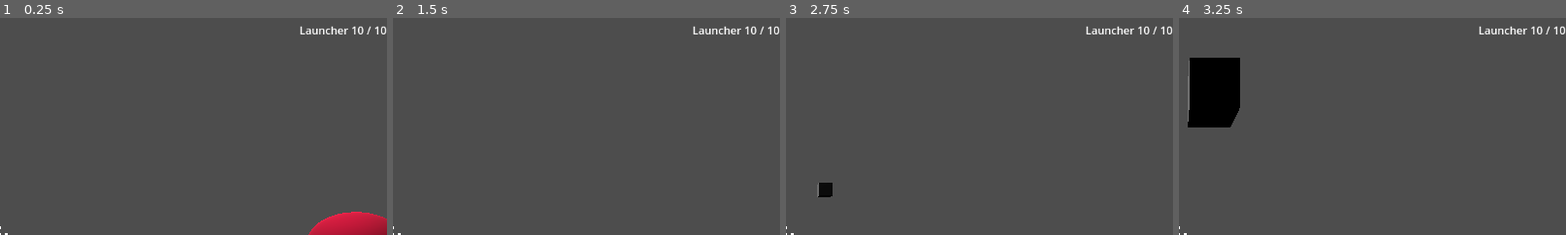
Above: before the commit, frames 1-4 (left to right).
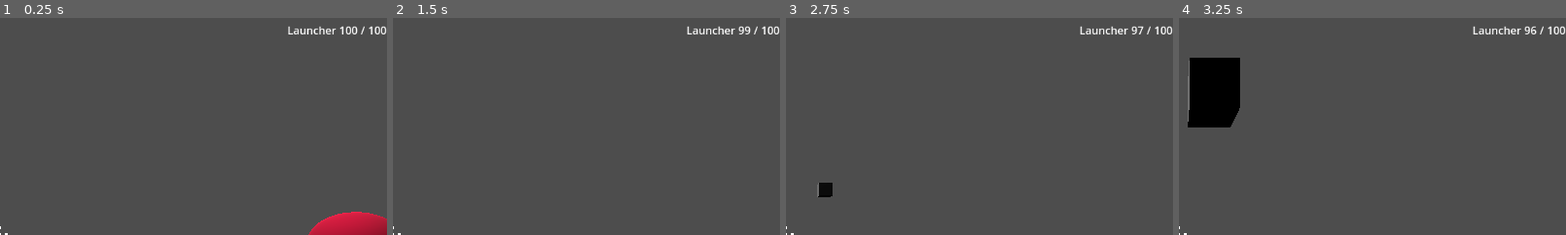
Above: after the commit, the same moments.

Repository: HarryLBonGithub/Harrys-Godot-Tools
Game: Godot game, scene res://Testing Rooms/testing_room_alpha.tscn
Two runs of this game, one before a commit and one after it. Both use one fixed random seed, a clock stepped at 60 frames per second and the inputs below. The project has no main scene, so this scene is started directly.
Inputs (mouse positions are % of the whole screen's width and height, from its top left):
- Up to frame 1 (0.25 s): no input
- Up to frame 2 (1.5 s): tap Enter at 0.5 s; move the mouse to (55, 50) at 0.52 s; press the mouse at (55, 50) at 0.53 s; hold W (move_forward) from 0.53 s (still down); tap Space (jump) at 0.77 s; move the mouse to (45, 50) at 1.27 s; release the mouse at (45, 50) at 1.28 s; tap Ctrl (crouch) at 1.35 s
- Up to frame 3 (2.75 s): keep holding W (move_forward); tap Space (jump) at 1.52 s; click (45, 50) at 1.55 s; move the mouse to (52, 48) at 2.02 s; press the mouse at (52, 48) at 2.03 s; tap F (flashlight) at 2.1 s
- Up to frame 4 (3.25 s): keep holding W (move_forward); move the mouse to (49, 52) at 2.77 s; release the mouse at (49, 52) at 2.78 s; tap E (interact) at 2.85 s; tap Space (jump) at 3.02 s; click (49, 52) at 3.05 s
The pictures show only the part of the screen within x 50-100%, y 0-50%; the shares and areas given below are measured in that part.

The runs differ from the first frame. In frame 1, 0.5% of the frame differs, in the area x 74-99%, y 3-8%; in frame 2, 0.5%; in frame 3, 0.5%; in frame 4, 0.5%.

Commit message:
add projectile fire rate
projectile launchers can now take a timer node in a fireRate variable which allows for automatic fire

Diff:
--- a/Props/Handhelds/Projectile Launcher/projectile_launcher.gd
+++ b/Props/Handhelds/Projectile Launcher/projectile_launcher.gd
@@ -5,11 +5,14 @@
 @export var projectile : PackedScene
 @export var ammoNode : Ammo
 @export var ammoUI : AmmoTracker
+@export var fireRate : Timer
 
 @export var active = true
 
 @onready var room = get_tree().current_scene
 @onready var barrelNode = $Barrel
+
+var readyToFire = true
 
 func _ready():
 
@@ -23,17 +26,29 @@
 			ammoUI.current.text = str(ammoNode.currentAmmo)
 
 func _process(delta):
+	fire()
+	ready()
 
-	if !active:
+
+func dryFire():
+	pass
+
+func fire():
+	if !active or !readyToFire:
 		return
 
-	if Input.is_action_just_pressed("use_tool"):
+
+	if Input.is_action_pressed("use_tool"):
 		if ammoNode and ammoNode.currentAmmo <=0:
 			dryFire()
 		else:
 			var proj = projectile.instantiate()
 			proj.transform = barrelNode.global_transform
 			room.add_child(proj)
+			readyToFire = false
+
+			if fireRate:
+				fireRate.start()
 
 			if !ammoNode:
 				return
@@ -43,5 +58,12 @@
 				return
 			ammoUI.current.text = str(ammoNode.currentAmmo)
 
-func dryFire():
-	pass
+func ready():
+	if Input.is_action_just_released("use_tool"):
+		readyToFire = true
+
+	if !fireRate:
+		return
+
+	if fireRate.is_stopped():
+		readyToFire = true
--- a/Props/Handhelds/Projectile Launcher/projectile_launcher.tscn
+++ b/Props/Handhelds/Projectile Launcher/projectile_launcher.tscn
@@ -7,9 +7,10 @@
 [sub_resource type="BoxMesh" id="BoxMesh_ndi02"]
 size = Vector3(0.1, 0.25, 0.5)
 
-[node name="ProjectileLauncher" type="Node3D"]
+[node name="ProjectileLauncher" type="Node3D" node_paths=PackedStringArray("ammoNode")]
 script = ExtResource("1_gxvem")
 projectile = ExtResource("2_cojhq")
+ammoNode = NodePath("Ammo")
 
 [node name="MeshInstance3D" type="MeshInstance3D" parent="."]
 mesh = SubResource("BoxMesh_ndi02")
@@ -18,3 +19,9 @@
 transform = Transform3D(1, 0, 0, 0, 1, 0, 0, 0, 1, 0, 0.0434716, -0.286731)
 
 [node name="Ammo" parent="." instance=ExtResource("3_732gp")]
+maxAmmo = 100
+currentAmmo = 100
+
+[node name="Timer" type="Timer" parent="."]
+wait_time = 0.1
+one_shot = true
